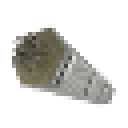
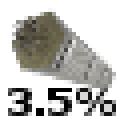
Layers edited between the first and the second 128×128 image:
added layer "3.5%" above "nuclear-fuel-assembly-25682236.png" over box(8, 88, 116, 116)
painted on "nuclear-fuel-assembly-25682236.png" over box(8, 8, 116, 108)
